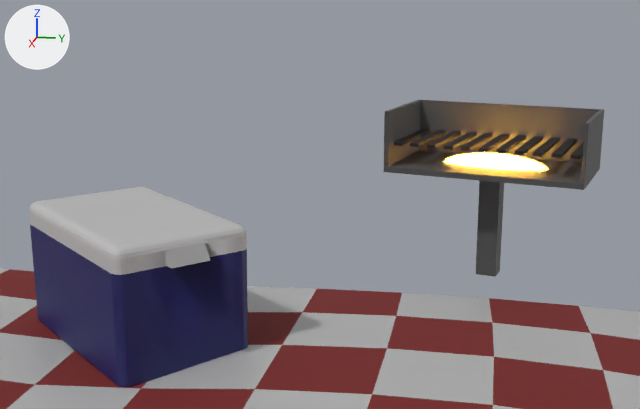
Before and after pictures for a commit that changed the FBX model Assets/Models/Picnic01.fbx.
The view is the same before and after, from a camera (50 mm lens) standing at (6.31, 5.14, 5.34) and looking at (-7.47, 2.38, 1.9). The lights are fixed; the arrows at upper left show +X, +Y and +Z. Where no turn or scale is listed for an object, it has been applied to the vertices. Vertices at the same position are counted once.

Before the edit, the objects in view are built like this:
```python
me_cube_001 = bpy.data.meshes.new('Cube.001')
me_cube_001.from_pydata(...)  # 220 vertices, 222 faces; spans x -1.77..1.77, y -1.82..1.82, z -0.98..1.02
# faces by material slot: [113, 109]
me_cube_001.materials.append(mat_material_003)  # grey #bbbbbb
me_cube_001.materials.append(mat_material_004)  # dark blue #1b1d5d
me_cube_002 = bpy.data.meshes.new('Cube.002')
me_cube_002.from_pydata(...)  # 349 vertices, 324 faces; spans x -1.36..1.36, y -1.98..1.98, z -1.0..2.12
# faces by material slot: [34, 224, 66]
me_cube_002.materials.append(mat_material_005)  # dark grey #505050
me_cube_002.materials.append(mat_material_006)  # orange #e79737
me_cube_002.materials.append(mat_material_007)  # black #111111
# before: 1 (-0.23, -0.14, 1.0), 3 (-0.14, 0.23, 1.0), 5 (0.14, -0.23, 1.0), 7 (0.23, 0.14, 1.0), 8 (-0.23, -0.14, 1.1)
# before: 9 (-0.14, 0.23, 1.1), 10 (0.23, 0.14, 1.1), 11 (0.14, -0.23, 1.1), 12 (-1.28, -1.48, 1.0), 13 (-0.5, 1.89, 1.0)
# before: 14 (1.28, 1.48, 1.0) at pixel (580, 188), 15 (0.5, -1.89, 1.0) at pixel (388, 171), 16 (-1.28, -1.48, 1.1) at pixel (419, 150), 17 (-0.5, 1.89, 1.1), 18 (1.28, 1.48, 1.1) at pixel (580, 182)
# before: 19 (0.5, -1.89, 1.1) at pixel (388, 166), 20 (-1.36, -1.53, 1.0), 21 (-0.54, 1.98, 1.0) at pixel (599, 168), 22 (1.36, 1.53, 1.0) at pixel (584, 189), 23 (0.54, -1.98, 1.0) at pixel (383, 172)
# before: 24 (-1.36, -1.53, 1.1), 25 (-0.54, 1.98, 1.1) at pixel (600, 163), 26 (1.36, 1.53, 1.1) at pixel (584, 183), 27 (0.54, -1.98, 1.1) at pixel (383, 166), 28 (-1.28, -1.48, 2.12) at pixel (420, 100)
# before: 29 (-0.5, 1.89, 2.12) at pixel (599, 109), 30 (1.28, 1.48, 2.12) at pixel (585, 123), 31 (0.5, -1.89, 2.12) at pixel (389, 111), 32 (1.36, 1.53, 2.12) at pixel (588, 123), 33 (0.54, -1.98, 2.12) at pixel (384, 111)
# before: 34 (-1.36, -1.53, 2.12) at pixel (418, 99), 35 (-0.54, 1.98, 2.12) at pixel (604, 109)
me_plane = bpy.data.meshes.new('Plane')
me_plane.from_pydata(...)  # 288 vertices, 286 faces; spans x -8.1..8.0, y -8.0..8.1, z 0.0..0.5
# faces by material slot: [146, 140]
me_plane.materials.append(mat_material)  # grey #b2b2b2
me_plane.materials.append(mat_material_002)  # dark red #75211f
ob_cube = bpy.data.objects.new('Cube', me_cube_001)
ob_cube.location = (-5.43, 0.0, 1.14)
ob_cube_001 = bpy.data.objects.new('Cube.001', me_cube_002)
ob_cube_001.location = (-10.27, 5.11, 1.01)
ob_plane = bpy.data.objects.new('Plane', me_plane)
ob_plane.location = (0.0, 0.0, 0.0)
```
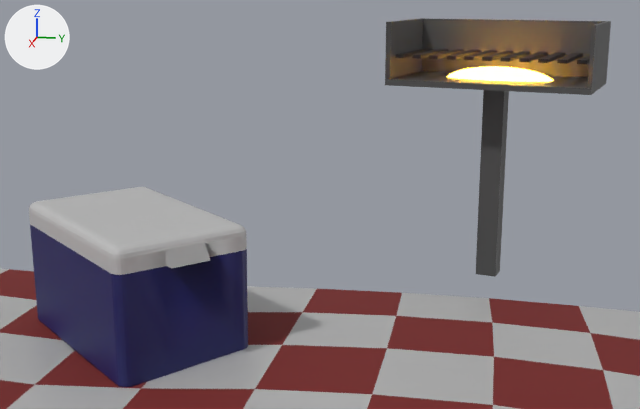
Diff of the bpy script that builds the scene:
```diff
--- a/Assets/Models/Picnic01.fbx.py
+++ b/Assets/Models/Picnic01.fbx.py
@@ me_cube_002 @@
 me_cube_002.from_pydata(...)  # 349 vertices, 324 faces; spans x -1.36..1.36, y -1.98..1.98, z -1.0..2.12
 # used by ob_cube_001; location = (-10.27, 5.11, 1.01)
+# me_cube_002 part 1: the loose piece of 8 vertices spanning x -1.28..0.45, y -1.82..-1.27, z 1.49..1.55 is moved by (0.0, 0.0, 1.6)
+# me_cube_002 part 2: the loose piece of 8 vertices spanning x -0.55..1.17, y 1.29..1.84, z 1.49..1.55 is moved by (0.0, 0.0, 1.6)
+# me_cube_002 part 3: the loose piece of 8 vertices spanning x -0.63..1.1, y 0.98..1.53, z 1.49..1.55 is moved by (0.0, 0.0, 1.6)
+# me_cube_002 part 4: the loose piece of 8 vertices spanning x -0.7..1.03, y 0.67..1.22, z 1.49..1.55 is moved by (0.0, 0.0, 1.6)
+# me_cube_002 part 5: the loose piece of 8 vertices spanning x -0.77..0.96, y 0.36..0.91, z 1.49..1.55 is moved by (0.0, 0.0, 1.6)
+# me_cube_002 part 6: the loose piece of 8 vertices spanning x -0.84..0.88, y 0.05..0.6, z 1.49..1.55 is moved by (0.0, 0.0, 1.6)
+# me_cube_002 part 7: the loose piece of 8 vertices spanning x -0.92..0.81, y -0.26..0.29, z 1.49..1.55 is moved by (0.0, 0.0, 1.6)
+# me_cube_002 part 8: the loose piece of 8 vertices spanning x -0.99..0.74, y -0.57..-0.02, z 1.49..1.55 is moved by (0.0, 0.0, 1.6)
+# me_cube_002 part 9: the loose piece of 8 vertices spanning x -1.06..0.67, y -0.88..-0.33, z 1.49..1.55 is moved by (0.0, 0.0, 1.6)
+# me_cube_002 part 10: the loose piece of 8 vertices spanning x -1.13..0.59, y -1.19..-0.64, z 1.49..1.55 is moved by (0.0, 0.0, 1.6)
+# me_cube_002 part 11: the loose piece of 8 vertices spanning x -1.21..0.52, y -1.5..-0.96, z 1.49..1.55 is moved by (0.0, 0.0, 1.6)
+# me_cube_002 part 12: the loose piece of 225 vertices spanning x -0.47..0.47, y -0.92..0.99, z 1.1..1.32 is moved by (0.0, 0.0, 1.6)
+# me_cube_002 part 13
+for i in [1, 3, 5, *range(7, 36)]: me_cube_002.vertices[i].co += Vector((0.0, 0.0, 1.6))
 me_cube_002.materials.append(mat_material_005)
```

What differs and where, as boxes [x1, y1, x2, y2] in the pictures (640 x 409 px; the box of a moved part takes in the faces that stretch with it):
'Cube.001', reshaped (46% taller)
    before: [384, 100, 604, 277]
    after: [385, 18, 611, 277]
part 1 of me_cube_002, moved or reshaped
    before: [394, 129, 430, 146]
    after: [395, 48, 433, 58]
part 2 of me_cube_002, moved or reshaped
    before: [570, 142, 584, 159]
    after: [577, 54, 590, 64]
part 3 of me_cube_002, moved or reshaped
    before: [551, 138, 577, 158]
    after: [557, 53, 583, 64]
part 4 of me_cube_002, moved or reshaped
    before: [533, 137, 560, 156]
    after: [538, 52, 565, 63]
part 5 of me_cube_002, moved or reshaped
    before: [514, 136, 543, 155]
    after: [519, 52, 548, 62]
part 6 of me_cube_002, moved or reshaped
    before: [496, 135, 526, 154]
    after: [501, 51, 531, 62]
part 7 of me_cube_002, moved or reshaped
    before: [478, 134, 509, 152]
    after: [482, 51, 514, 61]
part 8 of me_cube_002, moved or reshaped
    before: [461, 133, 493, 151]
    after: [464, 50, 497, 60]
part 9 of me_cube_002, moved or reshaped
    before: [444, 132, 477, 150]
    after: [447, 50, 481, 60]
part 10 of me_cube_002, moved or reshaped
    before: [427, 131, 461, 148]
    after: [429, 49, 464, 59]
part 11 of me_cube_002, moved or reshaped
    before: [410, 130, 446, 147]
    after: [412, 49, 448, 59]
part 12 of me_cube_002, moved or reshaped
    before: [444, 152, 548, 171]
    after: [447, 66, 553, 82]
part 13 of me_cube_002, moved or reshaped
    before: [384, 100, 604, 234]
    after: [385, 18, 611, 234]
